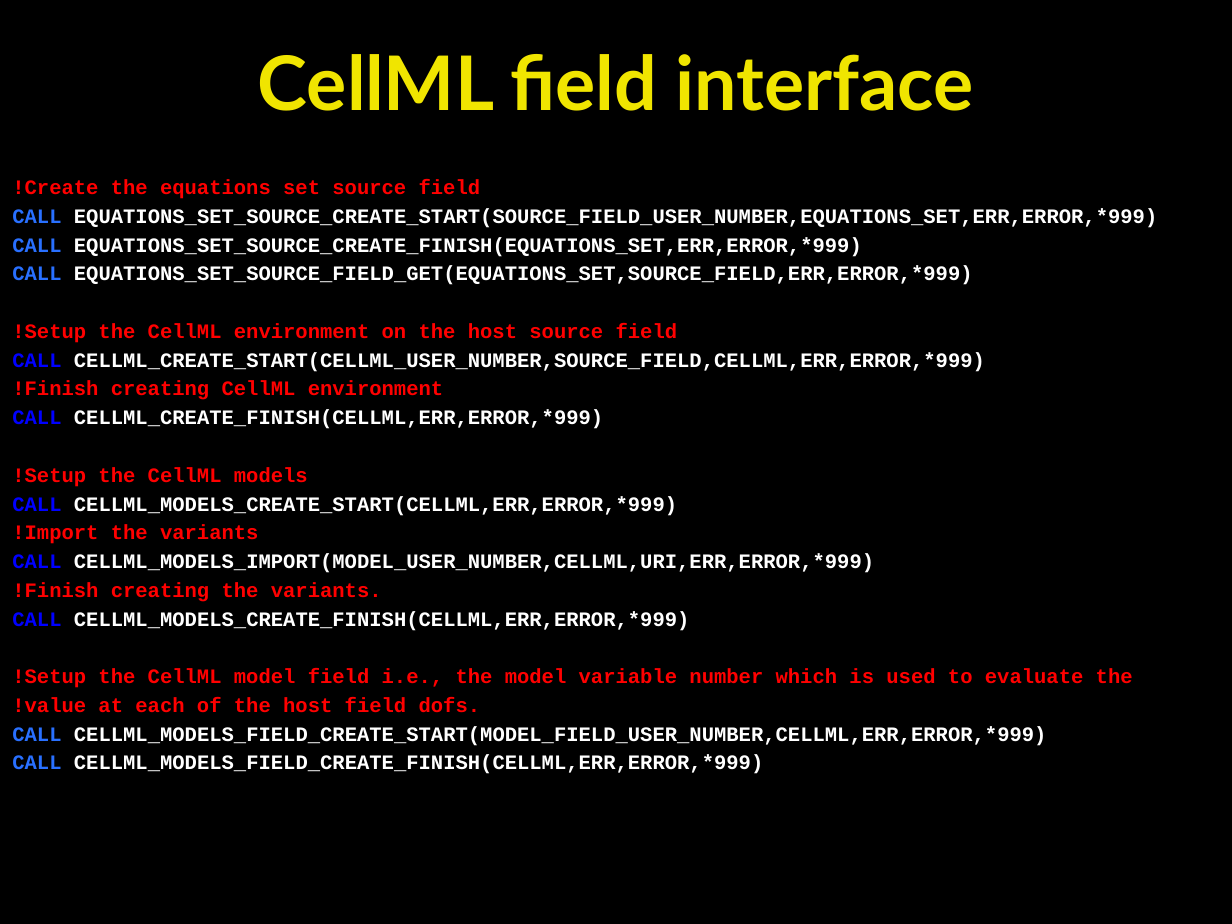
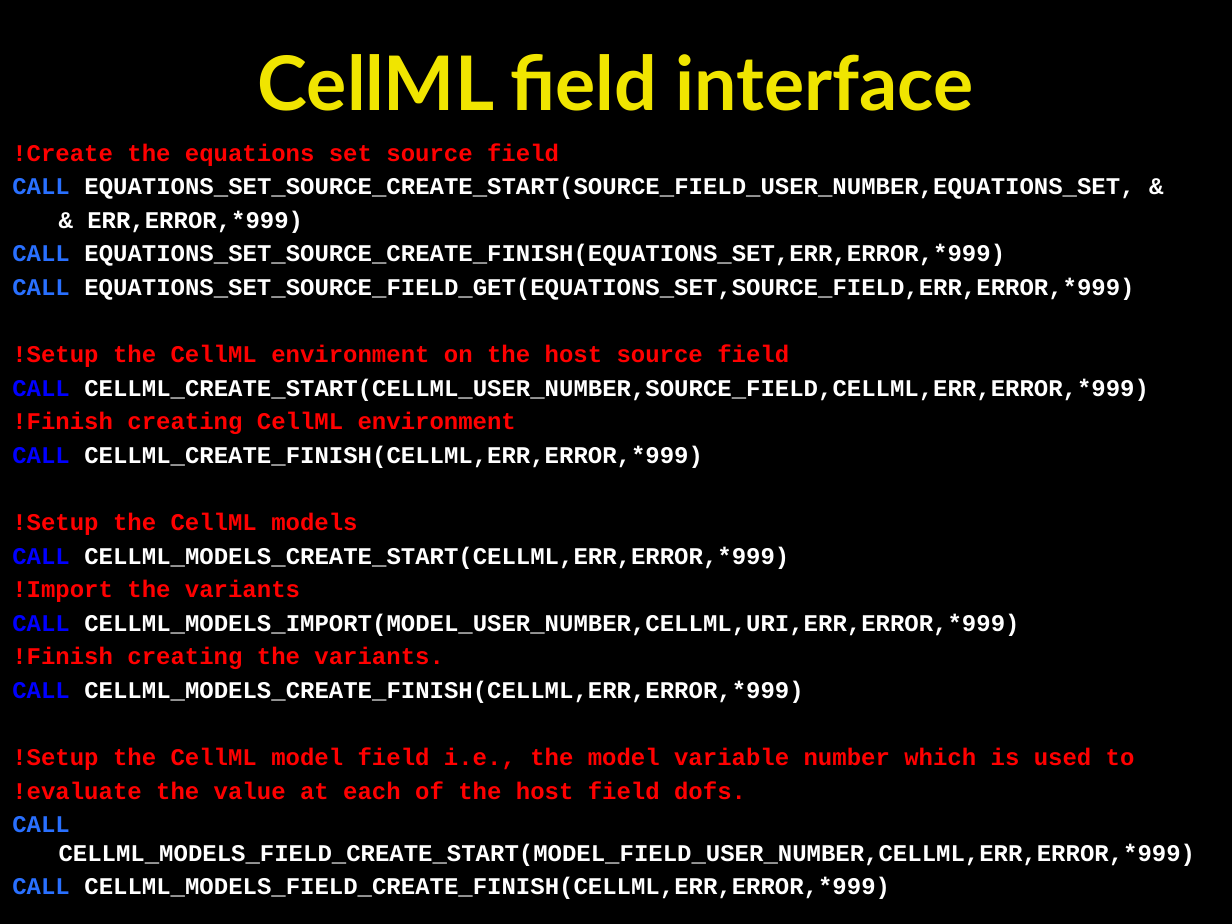
Before and after one commit to OpenCMISS/cm, a slide deck: slide 93 of doc/openCMISS.pptx (slide 94 before the commit). Drawn at 1232x924 pixels with LibreOffice and Linux fonts; fonts in the diff are those of the drawing. Boxes give left, top, right and bottom in pixels: in the first picture for what was removed or moved away, otherwise in the second. Text is boxed around its words. In the diff, an @@ line names an element or a change of style, - is before the commit and + after.

```diff
--- a/doc/openCMISS.pptx
+++ b/doc/openCMISS.pptx
@@ text "!Create the equations set source ...": place and size @@
-text "!Create the equations set source ..." at <box>12,180,1157,774</box>
+text "!Create the equations set source ..." at <box>12,143,1196,899</box>
@@ text at <box>12,143,1196,899</box>: size 12 to 14 pt in "!Create the equations set source field", "CALL EQUATIONS_SET_SOURCE_CREATE_FINISH(EQUATIONS_SET,ERR,ER ...", "CALL EQUATIONS_SET_SOURCE_FIELD_GET(EQUATIONS_SET,SOURCE_FIE ...", "!Setup the CellML environment on the host ..." and 11 more places @@
@@ text at <box>12,177,1134,233</box>: text changed; size 12 to 14 pt @@
-CALL EQUATIONS_SET_SOURCE_CREATE_START(SOURCE_FIELD_USER_NUMBER,EQUATIONS_SET,ERR,ERROR,*999)
+CALL EQUATIONS_SET_SOURCE_CREATE_START(SOURCE_FIELD_USER_NUMBER,EQUATIONS_SET, &
+& ERR,ERROR,*999)
@@ text at <box>12,748,1135,800</box>: text changed; size 12 to 14 pt @@
-!Setup the CellML model field i.e., the model variable number which is used to evaluate the
-!value at each of the host field dofs.
+!Setup the CellML model field i.e., the model variable number which is used to
+!evaluate the value at each of the host field dofs.
```
Also in this commit, not shown: 6 other slides changed, 2 slides added.
